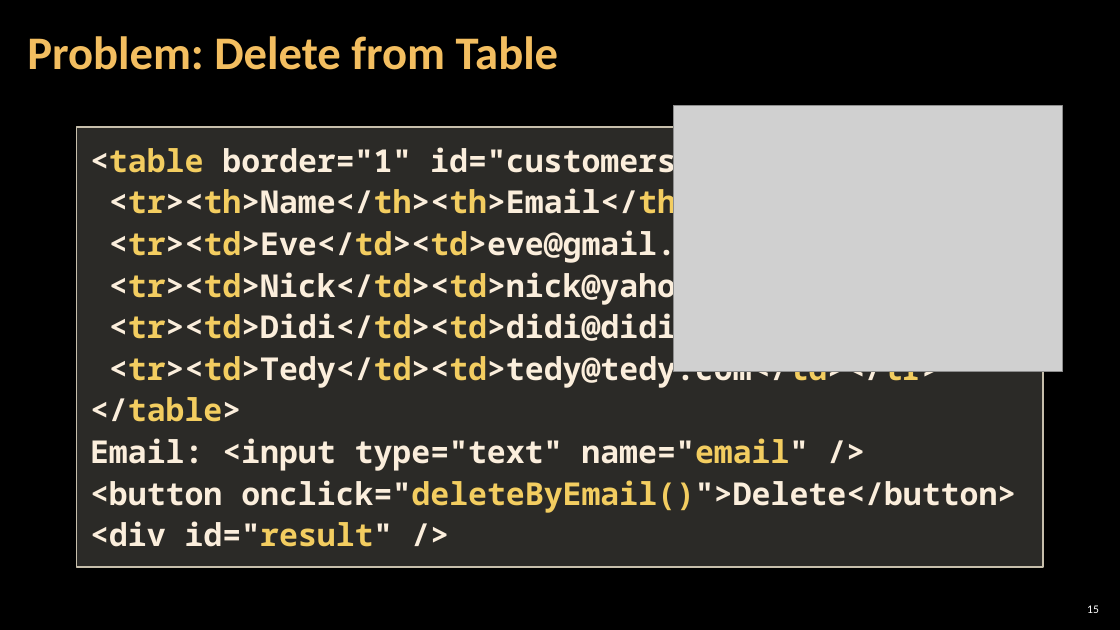
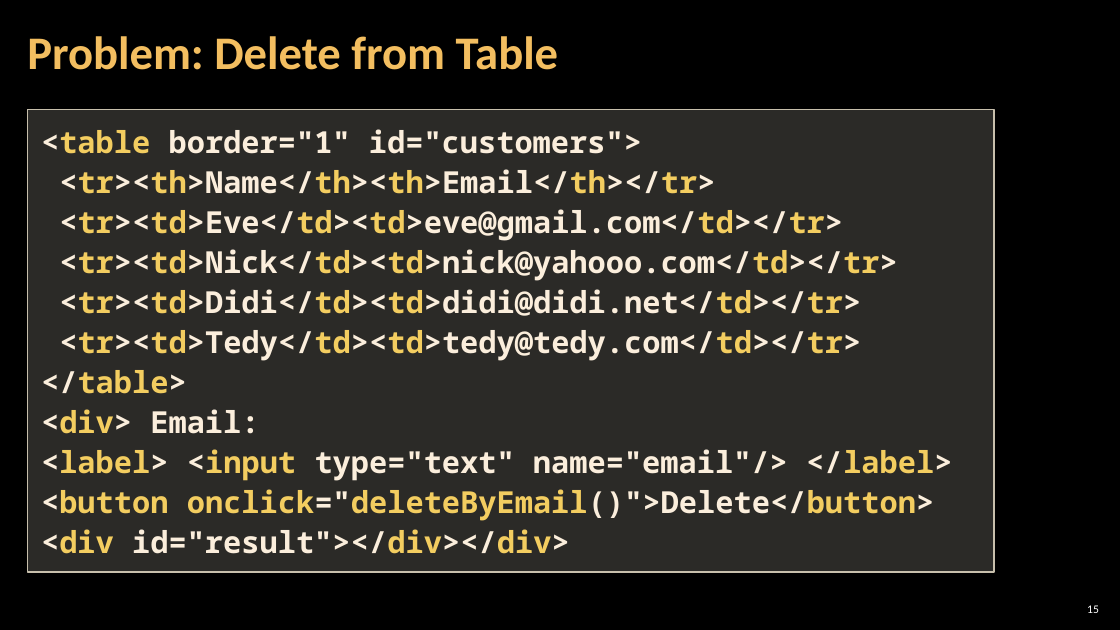
Before and after one commit to antoniaat/Front-End-Development, a slide deck: slide 15 of JavaScript_For_FrontEnd/02. JavaScript-for-Front-End-Introduction-to-DOM-and-Events/02. JavaScript-for-Front-End-Introduction-to-DOM-and-Events.pptx. Drawn at 1120x630 pixels with LibreOffice and Linux fonts; fonts in the diff are those of the drawing; grey boxes stand for pictures; background and template pictures are left out. Boxes give left, top, right and bottom in pixels: in the first picture for what was removed or moved away, otherwise in the second. Text is boxed around its words. In the diff, an @@ line names an element or a change of style, - is before the commit and + after.

```diff
--- a/JavaScript_For_FrontEnd/02. JavaScript-for-Front-End-Introduction-to-DOM-and-Events/02. JavaScript-for-Front-End-Introduction-to-DOM-and-Events.pptx
+++ b/JavaScript_For_FrontEnd/02. JavaScript-for-Front-End-Introduction-to-DOM-and-Events/02. JavaScript-for-Front-End-Introduction-to-DOM-and-Events.pptx
@@ rectangle "<table border="1" id="customers">": place and size @@
-rectangle "<table border="1" id="customers">" at [76, 127, 1043, 567]
+rectangle "<table border="1" id="customers">" at [28, 109, 994, 572]
@@ picture removed at [674, 106, 1063, 372] @@
@@ text in rectangle at [41, 129, 934, 521]: size 27 to 26 pt in "<table border="1" id="customers">", "<tr><th>Name</th><th>Email</th></tr>", "<tr><td>Eve</td><td>eve@gmail.com</td></tr>", "<tr><td>Nick</td><td>nick@yahooo.com</td></tr>" and 4 more places; text colour #FBEEDC to #F3CD60 in "<button onclick="deleteByEmail()">Delete</button>"; text colour #F3CD60 to #FBEEDC in "onclick="deleteByEmail()">Delete</button>" @@
@@ text in rectangle at [41, 409, 953, 481]: text changed; size 27 to 26 pt @@
-  Email: <input type="text" name="email" />
+  <div> Email:
+  <label> <input type="text" name="email"/> </label>
@@ text in rectangle at [41, 529, 570, 554]: text changed; size 27 to 26 pt @@
-  <div id="result" />
+  <div id="result"></div></div>
```
Also in this commit, not shown: 9 other slides changed.
